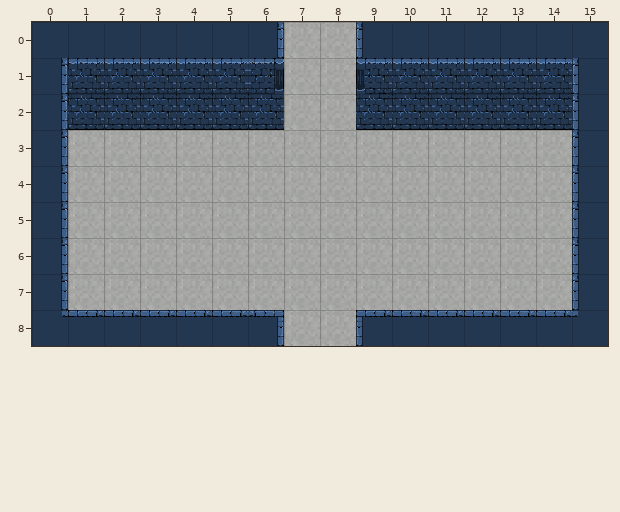
One commit to this Tiled map: maps/dungeon-10.tmx. That is the earlier state.
Cells are 50x50 px. Shown: x 0..15, y 0..8.
The same view after the edit:
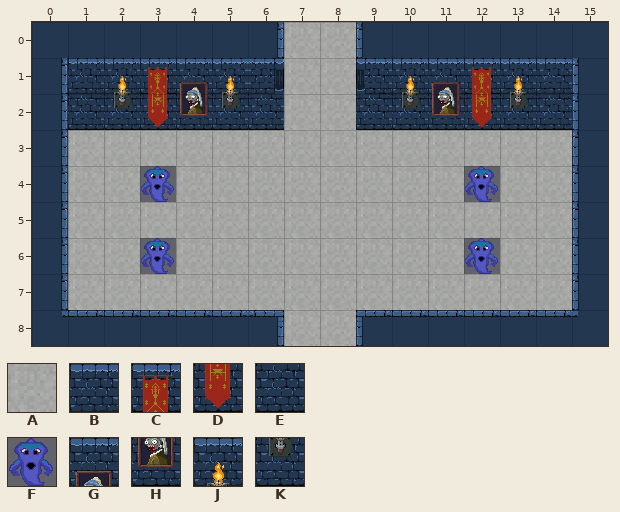
Key: from "tiles": A 1, B 13, C 20, D 21, E 23, F 30, G 63, H 64, J 65, K 69.
_ is an empty cell, . an unchanged one.
Difference:
--- layer "floor"
@@ x 2..13 @@
-1 BBBB....BBBB
-2 EEEE....EEEE
+1 JCGJ....JGCJ
+2 KDHK....KHDK
@@ x 3..12 @@
-4 A........A
+4 F........F
@@ x 3..12 @@
-6 A........A
+6 F........F
Boxes around the changes in both pictures, in picture pixels (x1, y1, x2, y2):
changed: (114, 67, 239, 127)
changed: (402, 67, 527, 127)
changed: (140, 166, 176, 202)
changed: (464, 166, 500, 202)
changed: (140, 238, 176, 274)
changed: (464, 238, 500, 274)
